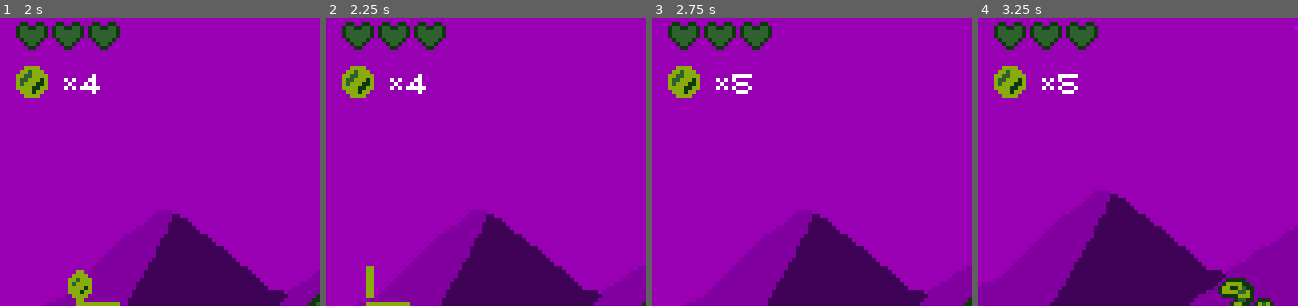
Above: before the commit, frames 1-4 (left to right).
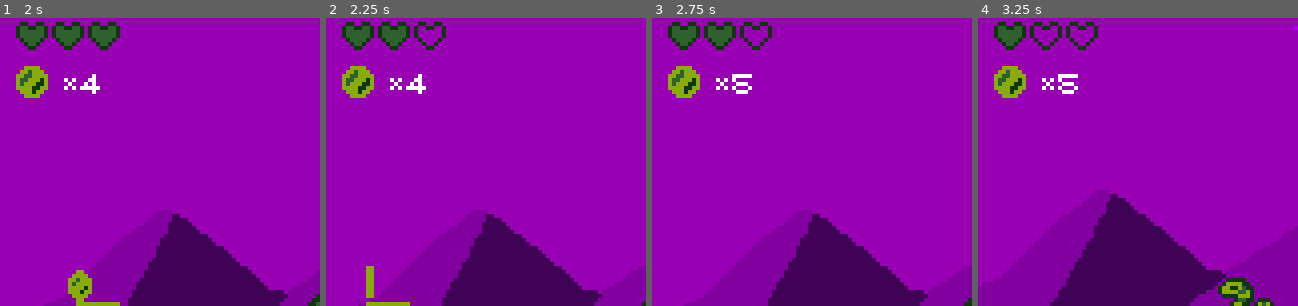
Above: after the commit, the same moments.

Repository: gutino/gamedev_studies
Game: Godot game, scene res://Assets/Levels/Level1/Level1.tscn
Same seed, same stepped clock (60 frames per second), same inputs: the game is played once before the commit and once after it.
Inputs:
- Up to frame 1 (2 s): hold Right (ui_right) from 0.53 s (still down); tap Z (attack) at 0.6 s; tap Space (ui_accept) at 0.77, 1.52 s; tap Shift (sprint) at 1.35 s
- Up to frame 2 (2.25 s): release Right (ui_right) at 2.03 s; hold Left (ui_left) from 2.03 s (still down); tap Z (attack) at 2.1 s
- Up to frame 3 (2.75 s): keep holding Left (ui_left)
- Up to frame 4 (3.25 s): release Left (ui_left) at 2.78 s; hold Right (ui_right) from 2.78 s (still down); tap Shift (sprint) at 2.85 s; tap Space (ui_accept) at 3.02 s
The pictures show only the part of the screen within x 0-50%, y 3-53%; the shares and areas given below are measured in that part.

Frame 1 is identical in both runs. In frame 2, 0.4% of the frame differs, in the area x 28-37%, y 2-10%; in frame 3, 0.4%; in frame 4, 0.8%, in the area x 17-37%, y 2-10%.

Commit message:
HUD WIP.2 (Heart Frames)

Diff:
--- a/TMB_1/Assets/Actors/Characters/OurGuy/OurGuy.tscn
+++ b/TMB_1/Assets/Actors/Characters/OurGuy/OurGuy.tscn
@@ -12,7 +12,6 @@
 
 const _Sword = preload(\"OurSword.tscn\")
 
-export var _life := 3
 export var _HorizontalVelocity := 80.0
 export var _JumpForce := 180
 export var _JumpingDuration := 0.3
@@ -83,11 +82,11 @@
 func OnDamage(Damage : int):
 	if !_TakingDmg:
 		_TakingDmg = true
-		_life -= Damage
+		OurGuyVars.Health -= Damage
 		self.get_node(\"DmgTimer\").start(_DmgDuration)
 
 		print(\"AAAI AI\")
-		if _life < 1:
+		if OurGuyVars.Health < 1:
 			self.get_tree().reload_current_scene()
 			OurGuyVars.Death()
 			print(\"=== Game Over ===\")
--- a/TMB_1/Assets/GUI/GUI.gd
+++ b/TMB_1/Assets/GUI/GUI.gd
@@ -6,5 +6,35 @@
 func _ready():
 	UpdateCoinCounter()
 
+func _process(delta):
+#	if OurGuyVars.Health == 0:
+#		$Container/Icons/Health/Heart1/AnimatedSprite.frame = 1
+#		$Container/Icons/Health/Heart2/AnimatedSprite.frame = 1
+#		$Container/Icons/Health/Heart3/AnimatedSprite.frame = 1
+#	elif OurGuyVars.Health == 1:
+#		$Container/Icons/Health/Heart1/AnimatedSprite.frame = 0
+#		$Container/Icons/Health/Heart2/AnimatedSprite.frame = 1
+#		$Container/Icons/Health/Heart3/AnimatedSprite.frame = 1
+#	elif OurGuyVars.Health == 2:
+#		$Container/Icons/Health/Heart1/AnimatedSprite.frame = 0
+#		$Container/Icons/Health/Heart2/AnimatedSprite.frame = 0
+#		$Container/Icons/Health/Heart3/AnimatedSprite.frame = 1
+#	elif OurGuyVars.Health == 3:
+#		$Container/Icons/Health/Heart1/AnimatedSprite.frame = 0
+#		$Container/Icons/Health/Heart2/AnimatedSprite.frame = 0
+#		$Container/Icons/Health/Heart3/AnimatedSprite.frame = 0
+
+	if OurGuyVars.Health >2:
+		$Container/Icons/Health/Heart3/AnimatedSprite.frame = 0
+	else : $Container/Icons/Health/Heart3/AnimatedSprite.frame = 1
+
+	if OurGuyVars.Health >1:
+		$Container/Icons/Health/Heart2/AnimatedSprite.frame = 0
+	else : $Container/Icons/Health/Heart2/AnimatedSprite.frame = 1
+
+	if OurGuyVars.Health >0:
+		$Container/Icons/Health/Heart1/AnimatedSprite.frame = 0
+	else : $Container/Icons/Health/Heart1/AnimatedSprite.frame = 1
+
 func _onCoinPickedUp():
 	UpdateCoinCounter()
--- a/TMB_1/Assets/Scripts/Singletons/OurGuyVars.gd
+++ b/TMB_1/Assets/Scripts/Singletons/OurGuyVars.gd
@@ -5,4 +5,5 @@
 
 func Death():
 	self.get_tree().reload_current_scene()
-	OurGuyVars.Coins = 0
+	Health = 3
+	Coins = 0
